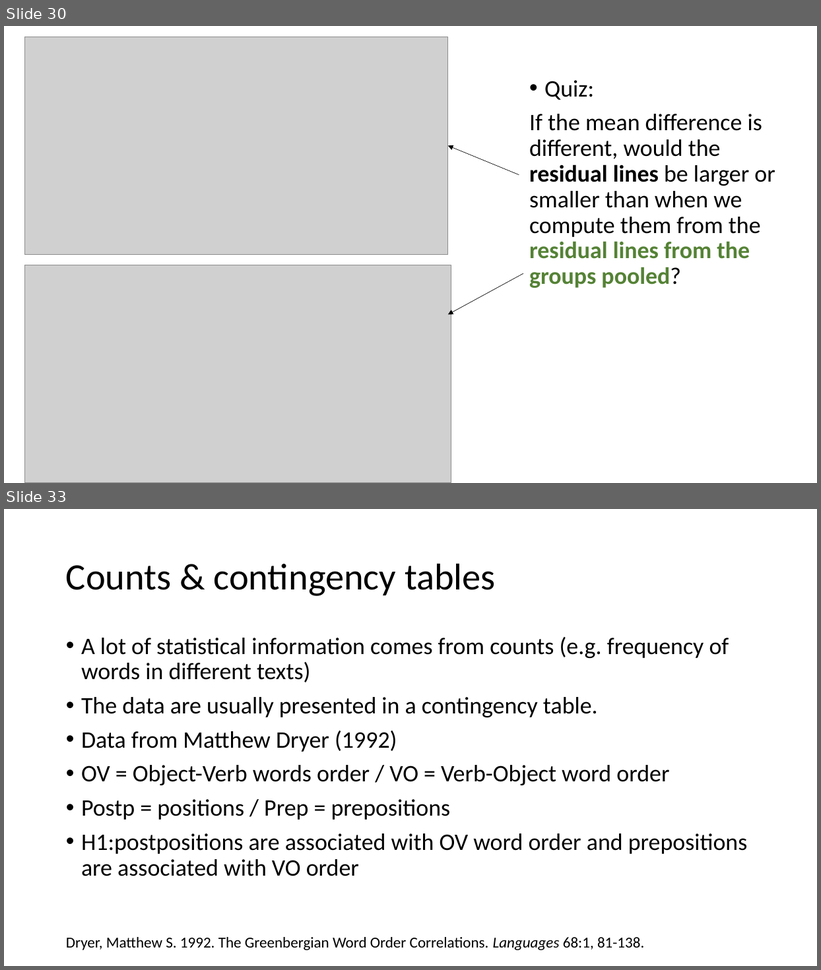
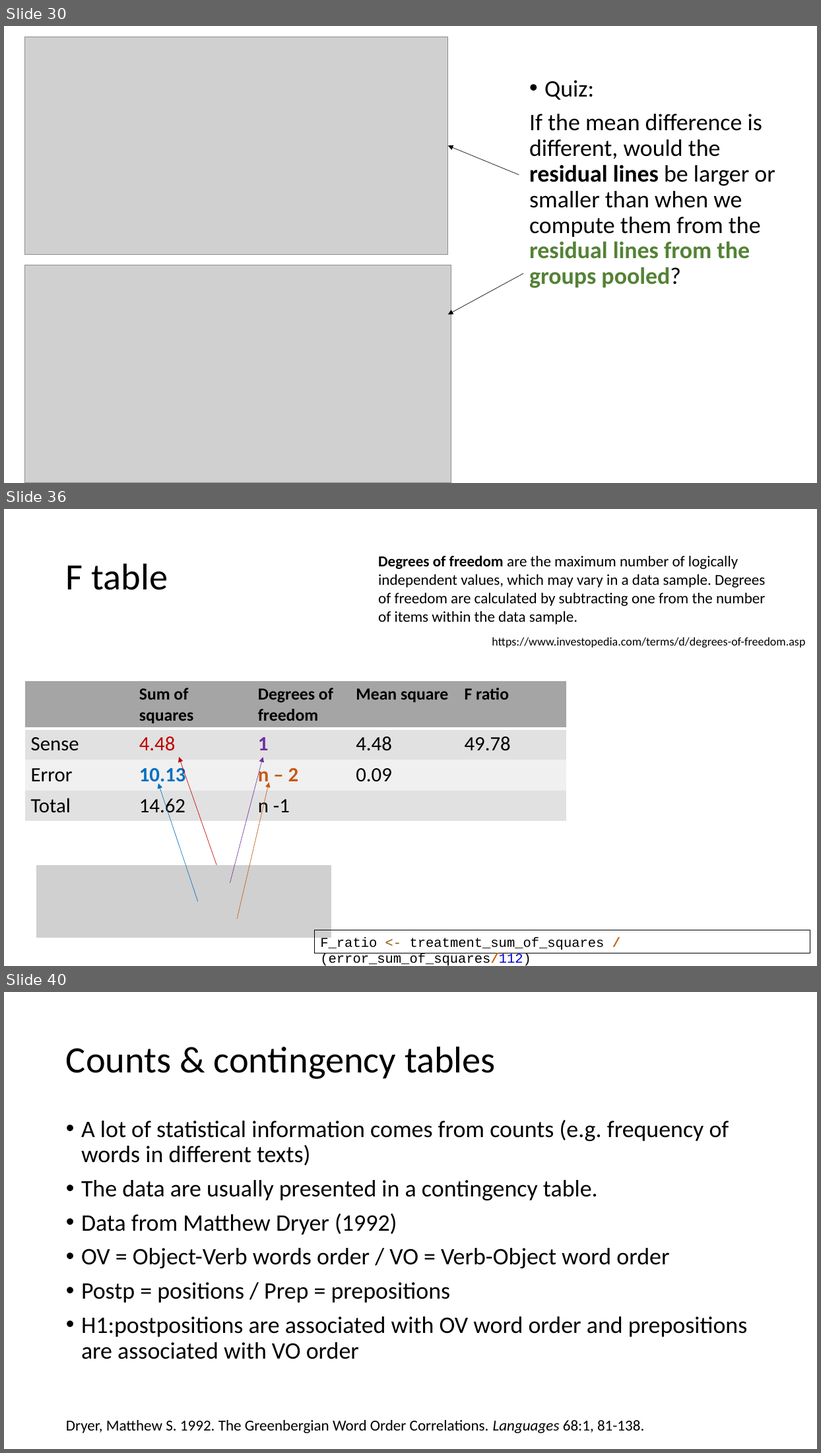
Before and after one commit to ajrtallman/StatisticsinLinguistics_FSU_2023_2024, a slide deck: 02_slides/Statistics for linguists 2023-11-29.pptx. Shown one above the other, each under a label of ours: slides 30 and 33 before the commit, slides 30, 36 and 40 after it; the slides between them are not shown. The pictures are 821x970 and 821x1453 pixels, drawn with LibreOffice and Linux fonts; fonts in the diff are those of the drawing; grey boxes stand for pictures. Boxes give left, top, right and bottom in pixels: in the first picture for what was removed or moved away, otherwise in the second. Text is boxed around its words. In the diff, an @@ line names an element or a change of style, - is before the commit and + after.

```diff
--- a/02_slides/Statistics for linguists 2023-11-29.pptx
+++ b/02_slides/Statistics for linguists 2023-11-29.pptx
@@ slide 36 added at box(4, 509, 817, 966), background #FFFFFF @@
@@ title added at box(66, 563, 168, 590), 44 pt, text #000000 @@
+F table
@@ text added at box(378, 555, 765, 625), 18 pt, text #000000 @@
+Degrees of freedom are the maximum number of logically independent values, which may vary in a data sample. Degrees of freedom are calculated by subtracting one from the number of items within the data sample.
@@ text added at box(492, 637, 805, 648), 14 pt, text #000000 @@
+https://www.investopedia.com/terms/d/degrees-of-freedom.asp
@@ table added at box(24, 681, 568, 821), 4 rows, 5 columns @@
+ | Sum of squares | Degrees of freedom | Mean square | F ratio
+Sense | 4.48 | 1 | 4.48 | 49.78
+Error | 10.13 | n – 2 | 0.09 | 
+Total | 14.62 | n -1 |  | 
@@ arrow added from (217, 866) to (179, 757), #C00000 0.5 pt @@
@@ arrow added from (230, 883) to (263, 757), #7030A0 0.5 pt @@
@@ arrow added from (198, 902) to (158, 784), #0070C0 0.5 pt @@
@@ arrow added from (237, 920) to (269, 783), #C55A11 0.5 pt @@
@@ picture added at box(36, 866, 331, 939) @@
@@ rectangle added at box(314, 931, 811, 954), outline #000000 0.75 pt, 16 pt, text #000000 @@
+F_ratio <- treatment_sum_of_squares / (error_sum_of_squares/112)
@@ what was slide 33 is now slide 40 @@
```
Also in this commit, not shown: 16 slides changed, 7 other slides added, 1 slide removed, 29 other files.
